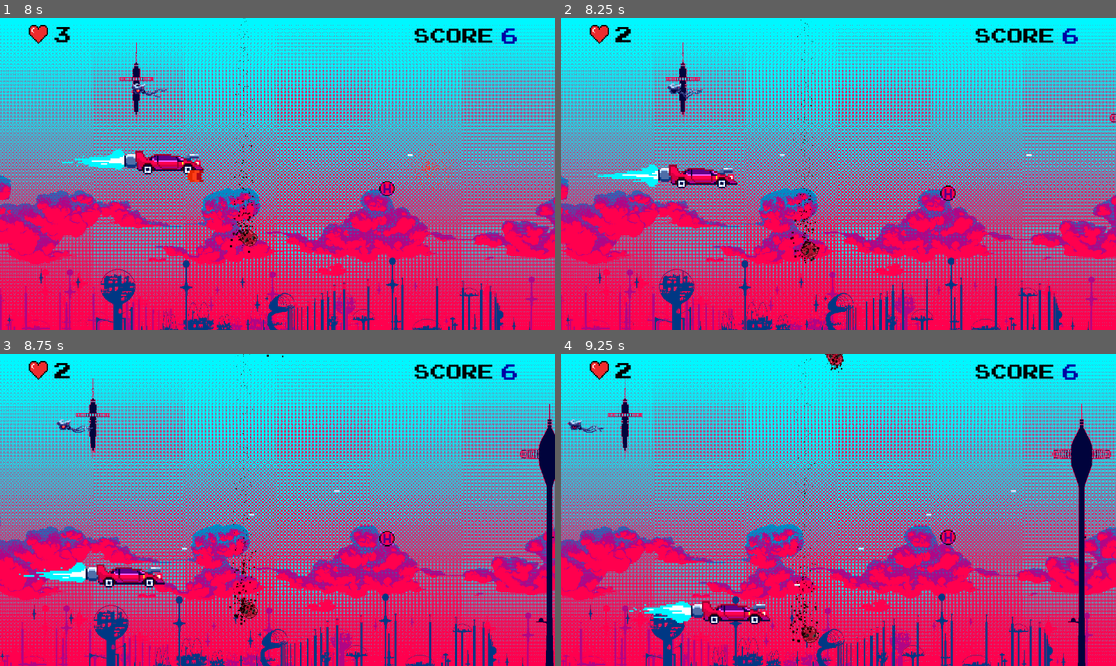
Above: before the commit, frames 1-4 (two rows, left to right).
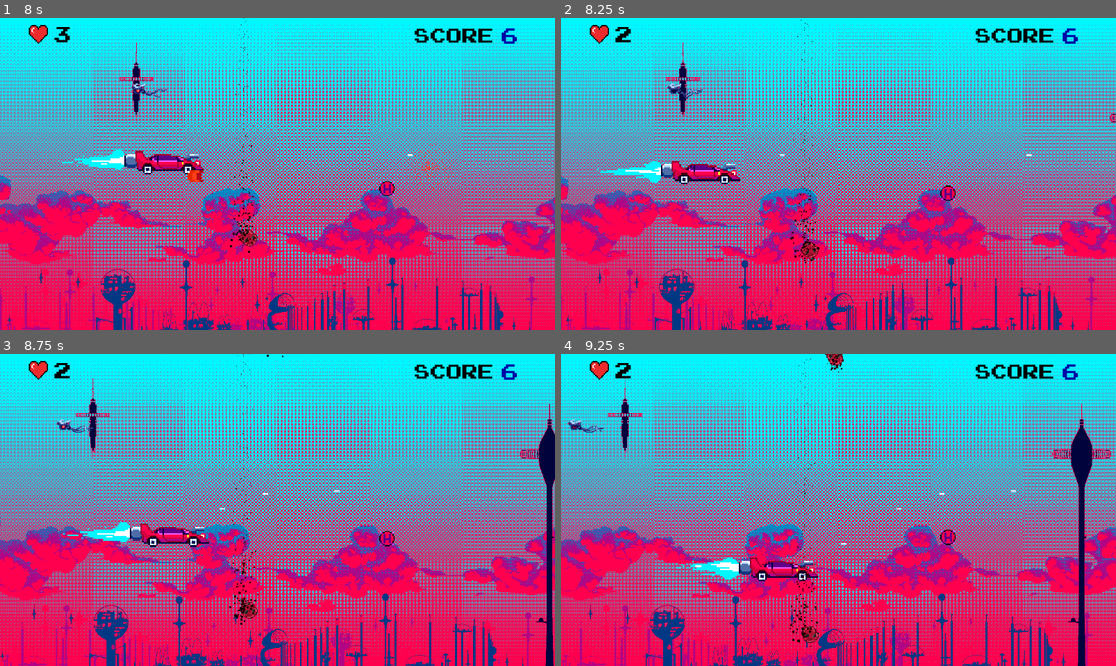
Above: after the commit, the same moments.

Repository: P0ddy/Project-Bentley
Game: Godot game, scene res://Scenes/Menu/main_menu.tscn
Same seed, same stepped clock (60 frames per second), same inputs: the game is played once before the commit and once after it. Sound files missing from this copy of the repository are replaced by a short silence.
Inputs:
- Up to frame 1 (8 s): click "Start" at 0.5 s; click "<--" at 1.25 s; click "-->" at 2 s; click "Select" at 2.75 s; hold D (right) 3.53-4.28 s; hold Space (shoot) 3.53-4.28 s; hold S (down) 4.28-5.03 s; tap Space (shoot) at 4.35, 5.85, 7.35 s; hold D (right) 5.03-5.78 s; hold Space (shoot) 5.03-5.78 s; hold W (up) 5.78-6.53 s; hold Space (shoot) 6.53-7.28 s; hold A (left) from 6.53 s (still down)
- Up to frame 2 (8.25 s): release A (left) at 8.03 s; hold S (down) from 8.03 s (still down); hold Space (shoot) from 8.03 s (still down)
- Up to frame 3 (8.75 s): keep holding S (down); keep holding Space (shoot)
- Up to frame 4 (9.25 s): release S (down) at 8.78 s; release Space (shoot) at 8.78 s; hold D (right) from 8.78 s (still down); tap Space (shoot) at 8.85 s

Frame 1 is identical in both runs. In frame 2, 1.2% of the frame differs, in the area x 6-33%, y 45-55%; in frame 3, 2.1%; in frame 4, 2.1%, in the area x 12-70%, y 44-87%.

Commit message:
Adding Knockback to Player

Diff:
--- a/Scenes/MainScene/player.gd
+++ b/Scenes/MainScene/player.gd
@@ -9,14 +9,23 @@
 @onready var GetDamageSound = $GetDamage
 @onready var ShootingSound = $ShootingSound
 
+
+@export var KnockbackPower: int = 1000
+
 const ACCELERATION = 2800
 const FRICTION = 1300
 const MAX_SPEED = 450
 
+
+
+
 var health = 3
+
+
 
 func _physics_process(delta):
 	move(delta)
+
 
 func move(delta):
 	var input_vector = Input.get_vector("left", "right", "up", "down")
@@ -65,9 +74,15 @@
 	$AnimatedSprite.modulate = Color.DARK_RED
 	await get_tree().create_timer(0.1).timeout
 	$AnimatedSprite.modulate = Color.WHITE
+	knockback()
 
 
 
 	if Global.health == 0:
 		get_tree().change_scene_to_file("res://Scenes/Menu/game_over.tscn")
 		queue_free()
+
+func knockback():
+	var KnockbackDirection = -velocity.normalized() * KnockbackPower
+	velocity = KnockbackDirection
+	move_and_slide()
